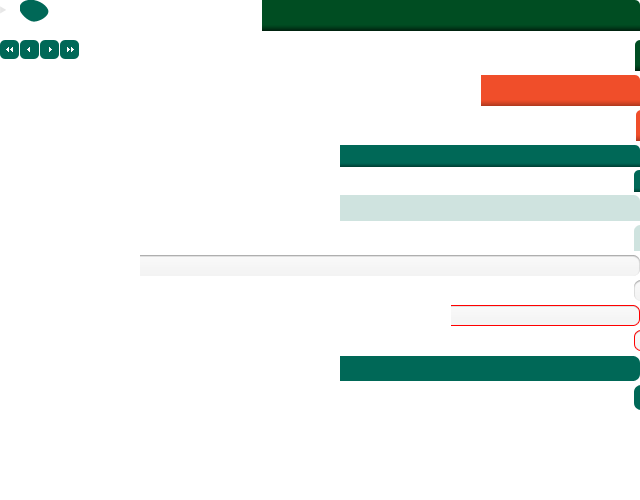
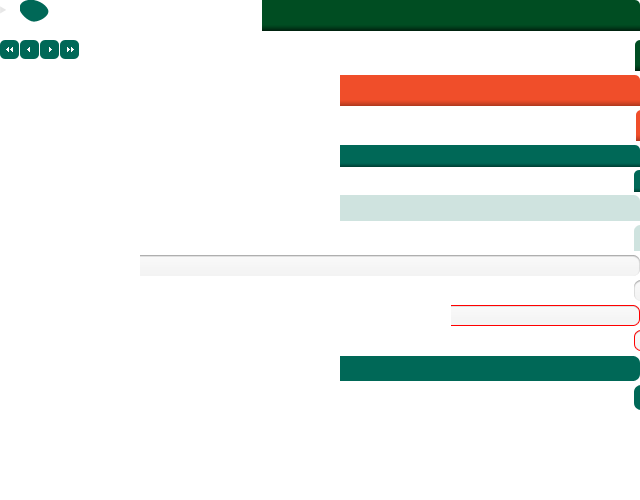
Comparing the layer stacks of the two 640 × 500 images. Changes:
painted on "header-donate-a.png" over [340, 75, 481, 106]
